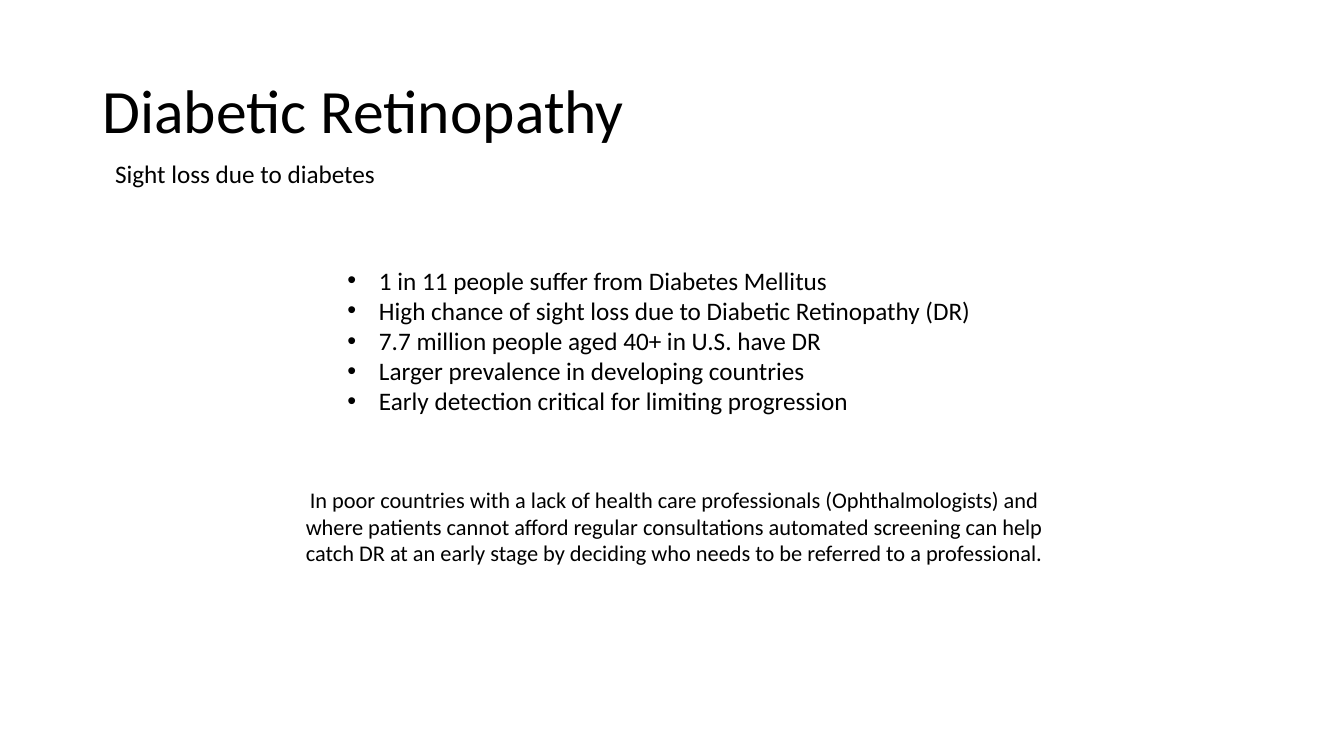
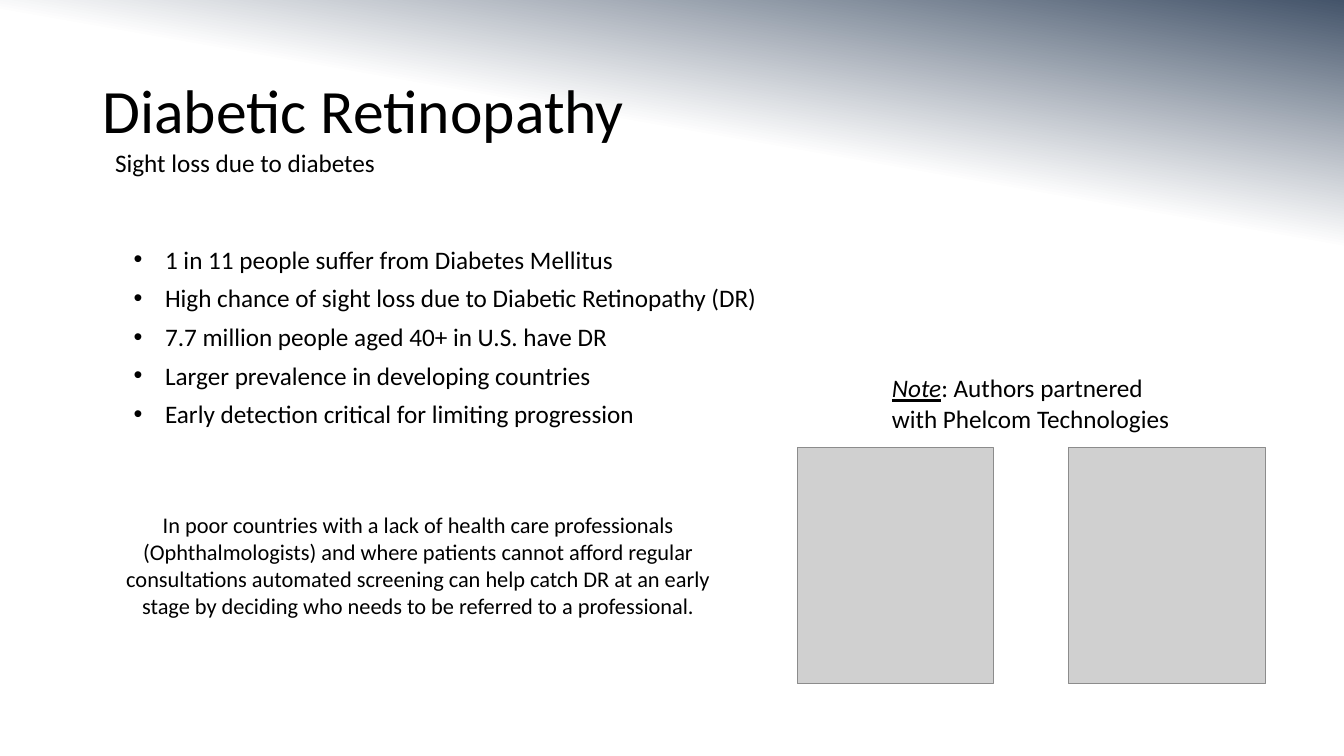
Before and after one commit to MorganMWJ/sem1020-paper-presentations, a slide deck: slide 2 of dr_slides.pptx. Drawn at 1344x756 pixels with LibreOffice and Linux fonts; fonts in the diff are those of the drawing; grey boxes stand for pictures. Boxes give left, top, right and bottom in pixels: in the first picture for what was removed or moved away, otherwise in the second. Text is boxed around its words. In the diff, an @@ line names an element or a change of style, - is before the commit and + after.

```diff
--- a/dr_slides.pptx
+++ b/dr_slides.pptx
@@ background #FFFFFF to gradient #44546A to #FFFFFF @@
@@ text "Sight loss due to diabetes": place and size @@
-text "Sight loss due to diabetes" at box(115, 165, 375, 188)
+text "Sight loss due to diabetes" at box(115, 154, 375, 177)
@@ text "1 in 11 people suffer ...": place and size @@
-text "1 in 11 people suffer ..." at box(379, 272, 969, 415)
+text "1 in 11 people suffer ..." at box(165, 251, 755, 428)
@@ text "1 in 11 people suffer ..." at box(165, 251, 755, 428): more space between paragraphs @@
@@ text added at box(892, 379, 1169, 433), 18 pt, text #000000 @@
+Note: Authors partnered with Phelcom Technologies
@@ picture added at box(798, 448, 994, 685) @@
@@ picture added at box(1069, 448, 1266, 685) @@
@@ text "In poor countries with a ..." rewrapped from box(306, 492, 1042, 565) to box(126, 517, 710, 618) @@
```
Also in this commit, not shown: 8 other slides changed, 3 slides added, 2 slides removed, 4 other files.
